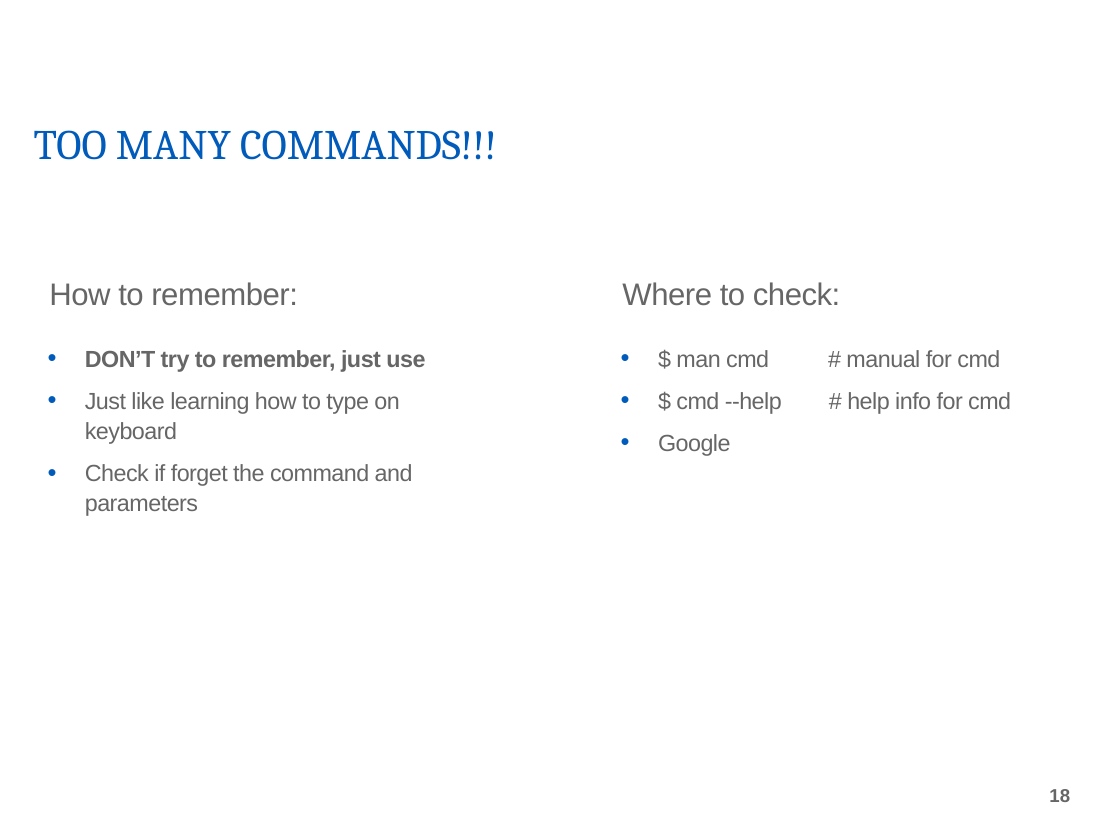
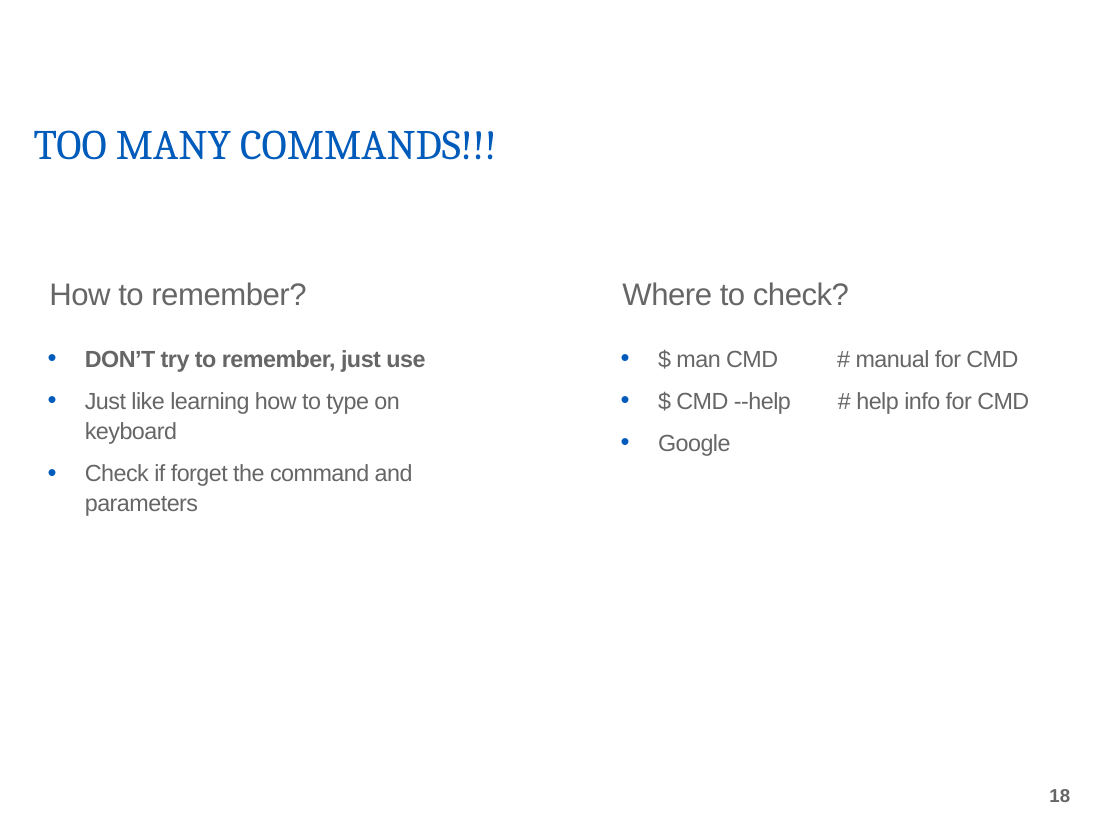
Before and after one commit to tidues/Intro-to-Linux-Server, a slide deck: slide 18 of IntroToLinuxServer.odp. Drawn at 1120x840 pixels with LibreOffice and Linux fonts; fonts in the diff are those of the drawing; background and template pictures are left out. Boxes give left, top, right and bottom in pixels: in the first picture for what was removed or moved away, otherwise in the second. Text is boxed around its words. In the diff, an @@ line names an element or a change of style, - is before the commit and + after.

```diff
--- a/IntroToLinuxServer.odp
+++ b/IntroToLinuxServer.odp
@@ text at box(49, 282, 306, 306): text changed @@
-How to remember:
+How to remember?
@@ text at box(622, 282, 849, 306): text changed @@
-Where to check:
+Where to check?
@@ text at box(676, 350, 1029, 414): text changed @@
-• $ man cmd # manual for cmd
-• $ cmd --help # help info for cmd
+• $ man CMD # manual for CMD
+• $ CMD --help # help info for CMD
```
Also in this commit, not shown: 13 other slides changed, 27 other files.
